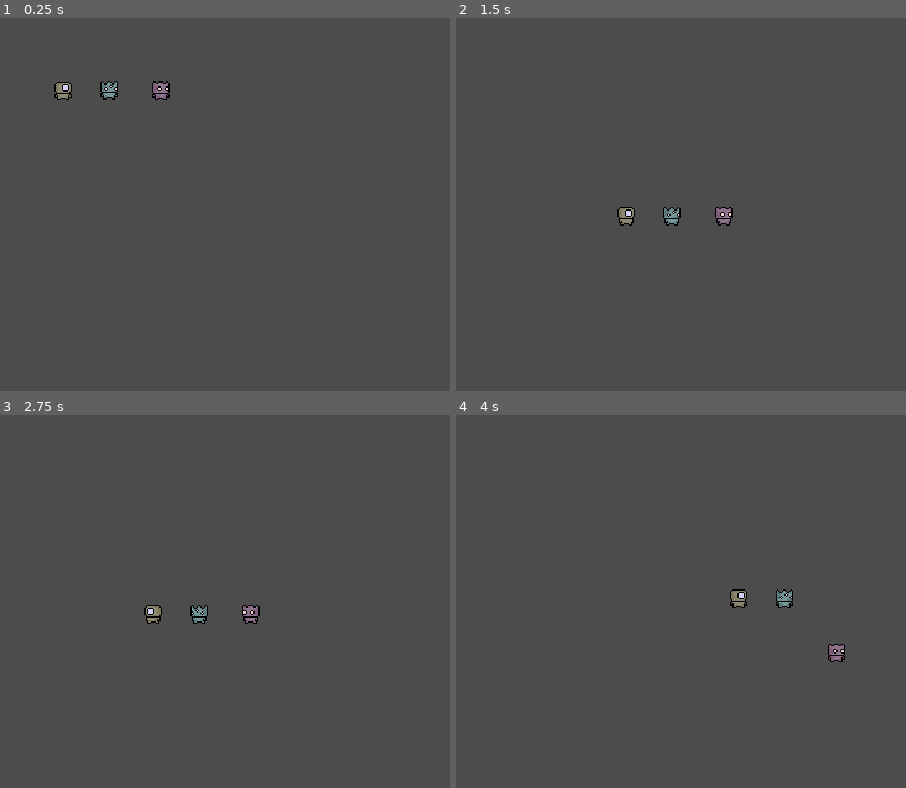
Above: before the commit, frames 1-4 (two rows, left to right).
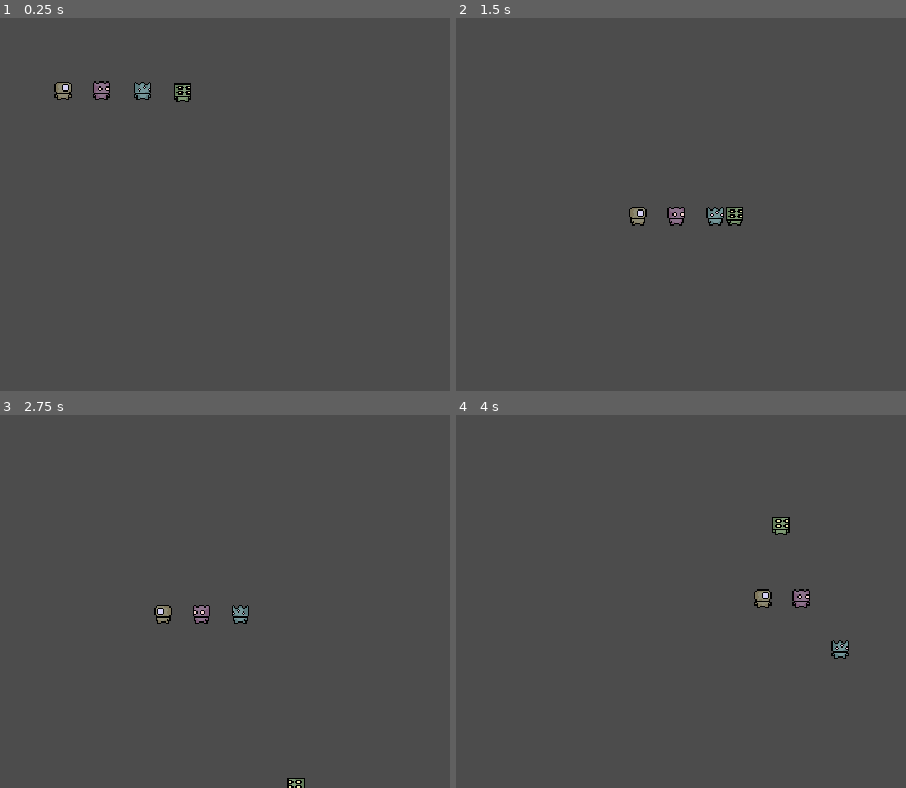
Above: after the commit, the same moments.

Repository: filipghorbani/godot-project
Game: Godot game, scene res://World.tscn
Two runs of this game, one before a commit and one after it. Both use one fixed random seed, a clock stepped at 60 frames per second and the inputs below.
Inputs:
- Up to frame 1 (0.25 s): no input
- Up to frame 2 (1.5 s): hold Right (ui_right) from 0.53 s (still down); tap Up (ui_up) at 0.77 s
- Up to frame 3 (2.75 s): tap Up (ui_up) at 1.52 s; release Right (ui_right) at 2.03 s; hold Left (ui_left) from 2.03 s (still down)
- Up to frame 4 (4 s): release Left (ui_left) at 2.78 s; hold Right (ui_right) from 2.78 s (still down); tap Up (ui_up) at 3.02, 3.77 s

The runs differ from the first frame. In frame 1, 0.8% of the frame differs, in the area x 20-43%, y 16-23%; in frame 2, 0.8%; in frame 3, 0.8%; in frame 4, 1.1%, in the area x 60-88%, y 27-67%.

Commit message:
Added 4th character

Diff:
--- a/Player/Player.gd
+++ b/Player/Player.gd
@@ -4,8 +4,8 @@
 var ACC = 500
 var GRAVITY = 8
 var JUMP_FORCE = 250
-var FRICTION = 0.9
-var RESISTANCE = 0.9
+var FRICTION = 1
+var RESISTANCE = 1
 var forces_vector = Vector2.ZERO
 onready var sprite = $Sprite
 onready var animationplayer = $AnimationPlayer
--- a/World.tscn
+++ b/World.tscn
@@ -1,8 +1,9 @@
-[gd_scene load_steps=5 format=2]
+[gd_scene load_steps=6 format=2]
 
 [ext_resource path="res://Player/Player.tscn" type="PackedScene" id=1]
 [ext_resource path="res://Assets/Three Eye Sprite.png" type="Texture" id=2]
 [ext_resource path="res://Assets/Two Eye Sprite.png" type="Texture" id=3]
+[ext_resource path="res://Assets/Four Eye Sprite.png" type="Texture" id=4]
 
 [sub_resource type="RectangleShape2D" id=5]
 extents = Vector2( 117.35, 10 )
@@ -27,24 +28,30 @@
 [node name="CollisionShape2D" type="CollisionShape2D" parent="StaticBody2D2"]
 shape = SubResource( 5 )
 
-[node name="Player" parent="." instance=ExtResource( 1 )]
+[node name="Player1" parent="." instance=ExtResource( 1 )]
 position = Vector2( 227.382, 63.4654 )
 
 [node name="Player2" parent="." instance=ExtResource( 1 )]
-position = Vector2( 305.51, 63.3853 )
+position = Vector2( 257.942, 63.3853 )
 
 [node name="Sprite" parent="Player2" index="0"]
 texture = ExtResource( 3 )
 frame = 2
 
 [node name="Player3" parent="." instance=ExtResource( 1 )]
-position = Vector2( 264.081, 62.9042 )
+position = Vector2( 290.838, 63.4988 )
 
 [node name="Sprite" parent="Player3" index="0"]
 texture = ExtResource( 2 )
 
-[editable path="Player"]
+[node name="Player4" parent="." instance=ExtResource( 1 )]
+position = Vector2( 322.87, 64.8118 )
+
+[node name="Sprite" parent="Player4" index="0"]
+texture = ExtResource( 4 )
 
 [editable path="Player2"]
 
 [editable path="Player3"]
+
+[editable path="Player4"]
Binary file added: Assets/Four Eye Sprite.png
Not shown, added: Assets/Four Eye Sprite.png.import
